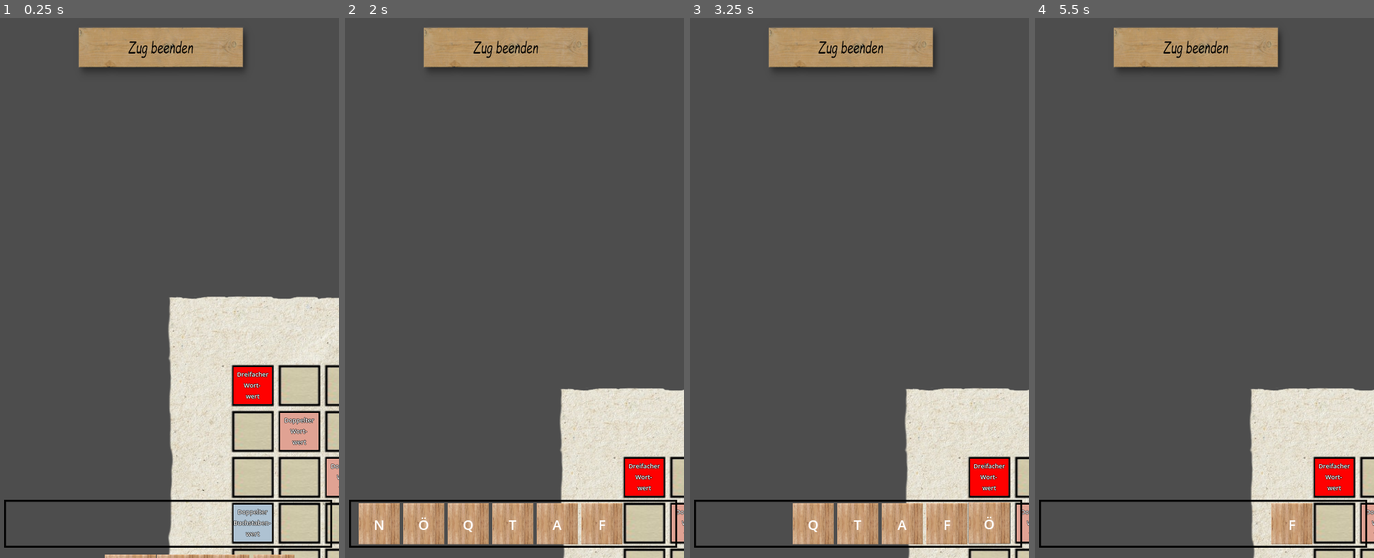
Above: before the commit, frames 1-4 (left to right).
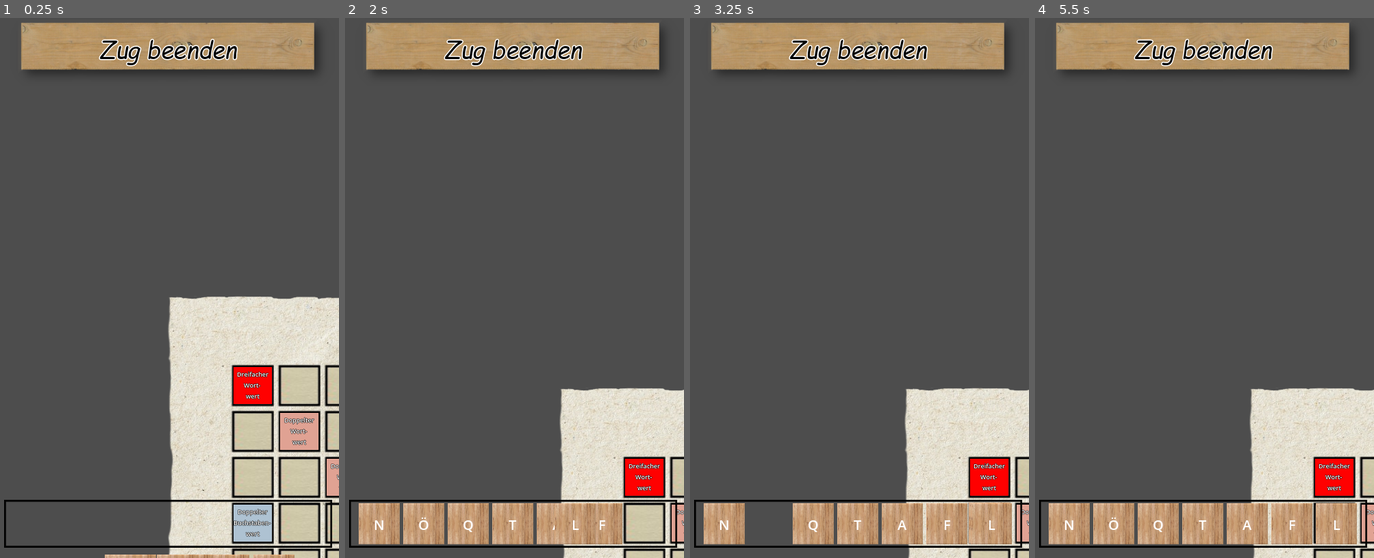
Above: after the commit, the same moments.

Repository: schaefchenaufderweide/scrabble
Game: Godot game, scene res://scenes/Main.tscn
The game is run twice, just before and just after one commit, with the same random seed, the same clock (stepped at 60 frames per second) and the same inputs.
Inputs (mouse positions are in pixels of both pictures, inside the frame that each line leads up to):
- Up to frame 1 (0.25 s): no input
- Up to frame 2 (2 s): tap Enter at 0.5 s; drag from (599, 385) to (643, 477) at 0.52 s; tap Space at 1.25 s; drag from (643, 525) to (511, 525) at 1.27 s
- Up to frame 3 (3.25 s): move the mouse to (723, 525) at 2.02 s; hold Up (ui_up) 2.03-2.75 s; tap O at 2.1 s; click (723, 525) at 2.17 s; tap Enter at 2.75 s; drag from (767, 525) to (988, 525) at 2.77 s
- Up to frame 4 (5.5 s): drag from (1157, 525) to (1248, 525) at 3.52 s; drag from (1201, 525) to (1292, 525) at 4.27 s; move the mouse to (1248, 525) at 5.02 s; hold Down (ui_down) from 5.03 s (still down); tap O at 5.1 s; click (1248, 525) at 5.17 s

The runs differ from the first frame. In frame 1, 5.3% of the frame differs, in the area x 6-94%, y 0-11%; in frame 2, 5.6%; in frame 3, 6.4%; in frame 4, 11%, in the area x 4-95%, y 0-98%.
Error before the commit: Invalid access to property or key 'player_hand' on a base object of type 'Node (global_concepts.gd)'. (res://scripts/spielstein.gd:65)

Commit message:
0.182 fälschlich "doppelte" global_concepts korrigiert, übergang zwischen player und computerzug (18.11)

Diff:
--- a/project.godot
+++ b/project.godot
@@ -18,7 +18,6 @@
 [autoload]
 
 GlobalGameSettings="*res://scripts/global_game_settings.gd"
-GlobalConcepts="*res://scripts/global_concepts.gd"
 
 [display]
 
--- a/scenes/Main.tscn
+++ b/scenes/Main.tscn
@@ -6,12 +6,40 @@
 [ext_resource type="PackedScene" uid="uid://c5wqgnu8r3eye" path="res://scenes/hand.tscn" id="5_0h5wa"]
 [ext_resource type="Script" path="res://scripts/camera_2d.gd" id="6_r55eh"]
 [ext_resource type="Texture2D" uid="uid://nf8vb73cw2qd" path="res://graphics/button_normal.png" id="7_p3hy0"]
+[ext_resource type="Script" path="res://scenes/zug_beenden.gd" id="8_dr8w6"]
 [ext_resource type="Texture2D" uid="uid://bu7yqyscbpm6f" path="res://graphics/button_pressed.png" id="8_i0s4k"]
 [ext_resource type="Script" path="res://scripts/computerzug.gd" id="9_avwwi"]
 [ext_resource type="FontFile" uid="uid://can2ojupcbppw" path="res://fonts/comici.ttf" id="9_b2lyv"]
 
 [sub_resource type="RectangleShape2D" id="RectangleShape2D_o7rvn"]
 size = Vector2(1186, 1203)
+
+[sub_resource type="Animation" id="Animation_hfkhn"]
+length = 0.001
+tracks/0/type = "value"
+tracks/0/imported = false
+tracks/0/enabled = true
+tracks/0/path = NodePath("UICanvasLayer/ZugBeenden/Label:label_settings:font_color")
+tracks/0/interp = 1
+tracks/0/loop_wrap = true
+tracks/0/keys = {
+"times": PackedFloat32Array(0),
+"transitions": PackedFloat32Array(1),
+"update": 0,
+"values": [Color(0, 0, 0, 1)]
+}
+tracks/1/type = "value"
+tracks/1/imported = false
+tracks/1/enabled = true
+tracks/1/path = NodePath("UICanvasLayer/ZugBeenden/Label:label_settings:outline_color")
+tracks/1/interp = 1
+tracks/1/loop_wrap = true
+tracks/1/keys = {
+"times": PackedFloat32Array(0),
+"transitions": PackedFloat32Array(1),
+"update": 0,
+"values": [Color(1, 1, 1, 1)]
+}
 
 [sub_resource type="Animation" id="Animation_xjd0v"]
 resource_name = "computer_denkt"
@@ -20,29 +48,26 @@
 tracks/0/type = "value"
 tracks/0/imported = false
 tracks/0/enabled = true
-tracks/0/path = NodePath("UICanvasLayer/ComputerzugSprite/ComputerzugLabel:label_settings:font_color")
+tracks/0/path = NodePath("UICanvasLayer/ZugBeenden/Label:label_settings:font_color")
 tracks/0/interp = 1
 tracks/0/loop_wrap = true
 tracks/0/keys = {
 "times": PackedFloat32Array(0, 1, 2),
 "transitions": PackedFloat32Array(1, 1, 1),
 "update": 0,
-"values": [Color(1, 1, 1, 1), Color(0, 0, 0, 1), Color(1, 1, 1, 1)]
+"values": [Color(0, 0, 0, 0), Color(0, 0, 0, 1), Color(0, 0, 0, 0)]
 }
-
-[sub_resource type="Animation" id="Animation_hfkhn"]
-length = 0.001
-tracks/0/type = "value"
-tracks/0/imported = false
-tracks/0/enabled = true
-tracks/0/path = NodePath("UICanvasLayer/ComputerzugSprite/ComputerzugLabel:label_settings:font_color")
-tracks/0/interp = 1
-tracks/0/loop_wrap = true
-tracks/0/keys = {
-"times": PackedFloat32Array(0),
-"transitions": PackedFloat32Array(1),
+tracks/1/type = "value"
+tracks/1/imported = false
+tracks/1/enabled = true
+tracks/1/path = NodePath("UICanvasLayer/ZugBeenden/Label:label_settings:outline_color")
+tracks/1/interp = 1
+tracks/1/loop_wrap = true
+tracks/1/keys = {
+"times": PackedFloat32Array(0, 1, 2),
+"transitions": PackedFloat32Array(1, 1, 1),
 "update": 0,
-"values": [Color(1, 1, 1, 1)]
+"values": [Color(1, 1, 1, 0), Color(1, 1, 1, 1), Color(1, 1, 1, 0)]
 }
 
 [sub_resource type="AnimationLibrary" id="AnimationLibrary_ob7eb"]
@@ -51,12 +76,17 @@
 "computer_denkt": SubResource("Animation_xjd0v")
 }
 
-[sub_resource type="LabelSettings" id="LabelSettings_sxrdc"]
+[sub_resource type="LabelSettings" id="LabelSettings_gfvow"]
 font = ExtResource("9_b2lyv")
 font_size = 34
+font_color = Color(0, 0, 0, 1)
+outline_size = 6
 
 [node name="Main" type="Node"]
 script = ExtResource("1_6iaw0")
+
+[node name="GlobalConcepts" type="Node" parent="."]
+script = ExtResource("2_vusr7")
 
 [node name="Camera2D" type="Camera2D" parent="."]
 script = ExtResource("6_r55eh")
@@ -74,9 +104,6 @@
 [node name="CollisionShape2D" type="CollisionShape2D" parent="Spielbrett"]
 shape = SubResource("RectangleShape2D_o7rvn")
 
-[node name="GlobalConcepts" type="Node" parent="."]
-script = ExtResource("2_vusr7")
-
 [node name="Player" parent="." instance=ExtResource("5_0h5wa")]
 
 [node name="Computer" parent="." instance=ExtResource("5_0h5wa")]
@@ -89,50 +116,53 @@
 [node name="UICanvasLayer" type="CanvasLayer" parent="."]
 
 [node name="ZugBeenden" type="TextureButton" parent="UICanvasLayer"]
-anchors_preset = -1
-anchor_left = 0.2
-anchor_top = 0.0125
-anchor_right = 0.76
-anchor_bottom = 0.1295
-offset_right = 420.0
-offset_bottom = 62.4
-scale = Vector2(0.4, 0.6)
+anchors_preset = 5
+anchor_left = 0.5
+anchor_right = 0.5
+offset_left = -250.0
+offset_right = 250.0
+offset_bottom = 111.0
+grow_horizontal = 2
+size_flags_vertical = 4
 texture_normal = ExtResource("7_p3hy0")
 texture_pressed = ExtResource("8_i0s4k")
+script = ExtResource("8_dr8w6")
+
+[node name="Label" type="Label" parent="UICanvasLayer/ZugBeenden"]
+layout_mode = 1
+anchors_preset = -1
+anchor_left = 0.299
+anchor_top = 0.283784
+anchor_right = 0.701
+anchor_bottom = 0.716216
+offset_left = 50.0
+offset_top = 12.5
+offset_right = -50.0
+offset_bottom = -12.5
+grow_horizontal = 2
+grow_vertical = 2
+text = "Zug beenden"
+label_settings = SubResource("LabelSettings_gfvow")
+horizontal_alignment = 1
 metadata/_edit_use_anchors_ = true
 
-[node name="ComputerzugSprite" type="ColorRect" parent="UICanvasLayer"]
+[node name="ComputerdenktFortschrittanzeige" type="ColorRect" parent="UICanvasLayer/ZugBeenden"]
 visible = false
-anchors_preset = 8
-anchor_left = 0.5
-anchor_top = 0.5
-anchor_right = 0.5
-anchor_bottom = 0.5
-offset_left = -225.0
-offset_top = -25.0
-offset_right = 225.0
-offset_bottom = 25.0
-grow_horizontal = 2
-grow_vertical = 2
-color = Color(1, 0, 0, 1)
-
-[node name="ComputerzugLabel" type="Label" parent="UICanvasLayer/ComputerzugSprite"]
 layout_mode = 1
 anchors_preset = 8
 anchor_left = 0.5
 anchor_top = 0.5
 anchor_right = 0.5
 anchor_bottom = 0.5
-offset_left = -72.5
-offset_top = -11.5
-offset_right = 72.5
-offset_bottom = 11.5
+offset_left = -175.0
+offset_top = -25.0
+offset_right = 175.0
+offset_bottom = 25.0
 grow_horizontal = 2
 grow_vertical = 2
-text = "Computer denkt ..."
-label_settings = SubResource("LabelSettings_sxrdc")
 
 [node name="Computerzug" type="Node" parent="."]
 script = ExtResource("9_avwwi")
 
-[connection signal="button_up" from="UICanvasLayer/ZugBeenden" to="GlobalConcepts" method="_on_zug_beenden_button_up"]
+[connection signal="button_down" from="UICanvasLayer/ZugBeenden" to="UICanvasLayer/ZugBeenden" method="_on_button_down"]
+[connection signal="button_up" from="UICanvasLayer/ZugBeenden" to="UICanvasLayer/ZugBeenden" method="_on_button_up"]
--- /dev/null
+++ b/scenes/zug_beenden.gd
@@ -0,0 +1,13 @@
+extends TextureButton
+@onready var global_concepts: Node = $"/root/Main/GlobalConcepts"
+
+
+
+
+func _on_button_down() -> void:
+	$Label.position.y += 2
+
+
+func _on_button_up() -> void:
+	$Label.position.y -= 2
+	global_concepts.zug_beenden()
--- a/scripts/camera_2d.gd
+++ b/scripts/camera_2d.gd
@@ -1,4 +1,5 @@
 extends Camera2D
+@onready var global_concepts: Node = $"/root/Main/GlobalConcepts"
 
 
 var is_pressed = false
@@ -9,12 +10,12 @@
 		if event.button_index == MOUSE_BUTTON_LEFT:
 			if event.pressed:
 				is_pressed = true
-				GlobalConcepts.zug_beenden_button.mouse_filter = Control.MOUSE_FILTER_IGNORE
+				global_concepts.zug_beenden_button.mouse_filter = Control.MOUSE_FILTER_IGNORE
 
 			else:
 				is_pressed = false
-				GlobalConcepts.zug_beenden_button.mouse_filter = Control.MOUSE_FILTER_STOP
+				global_concepts.zug_beenden_button.mouse_filter = Control.MOUSE_FILTER_STOP
 	if event is InputEventMouseMotion:
-		if is_pressed and not GlobalConcepts.spielstein_is_dragged:
+		if is_pressed and not global_concepts.spielstein_is_dragged:
 			position -= event.relative
 			#print("camera poisiont", position)
--- a/scripts/computerzug.gd
+++ b/scripts/computerzug.gd
@@ -1,7 +1,28 @@
 extends Node
 
 var aktiv = false
+var durchgang:float = 0.0
+var max_durchgaenge = GlobalGameSettings.computer_denktiefe
+@onready var computerdenkt_fortschrittanzeige: ColorRect = $"/root/Main/UICanvasLayer/ZugBeenden/ComputerdenktFortschrittanzeige"
+@onready var fortschrittanzeige_max_breite = computerdenkt_fortschrittanzeige.size.x
+@onready var global_concepts: Node = $"/root/Main/GlobalConcepts"
+
+func _ready() -> void:
+	computerdenkt_fortschrittanzeige.visible = false
+
 
 func _process(delta: float) -> void:
 	if aktiv:
-		print("computer zug aktiv")
+		print("aktiv", aktiv)
+		if durchgang >= max_durchgaenge:
+			aktiv = false
+			print("ende computerzug")
+			global_concepts.change_an_der_reihe()
+
+
+		durchgang += 1
+		var new_breite = fortschrittanzeige_max_breite * (durchgang/max_durchgaenge)
+		#print(new_breite)
+		print("Durchgang", durchgang, "/", max_durchgaenge)
+		#print("computer zug aktiv")
+		computerdenkt_fortschrittanzeige.size.x = new_breite
--- a/scripts/global_concepts.gd
+++ b/scripts/global_concepts.gd
@@ -10,11 +10,14 @@
 
 
 @onready var zug_beenden_button = $"/root/Main/UICanvasLayer/ZugBeenden"
+@onready var zug_beenden_button_label = $"/root/Main/UICanvasLayer/ZugBeenden/Label"
+@onready var computerdenkt_fortschrittanzeige: ColorRect = $"/root/Main/UICanvasLayer/ZugBeenden/ComputerdenktFortschrittanzeige"
+
 var buchstaben_im_sackerl = create_buchstaben_im_sackerl()
 @onready var camera = $"/root/Main/Camera2D"
 @onready var main = $"/root/Main"
 @onready var animation_player = $"/root/Main/AnimationPlayer"
-@onready var computerzug_sprite: ColorRect = $"/root/Main/UICanvasLayer/ComputerzugSprite"
+#@onready var computerzug_sprite = $"/root/Main/UICanvasLayer/ComputerzugSprite"
 @onready var computerzug: Node = $"/root/Main/Computerzug"
 
 @onready var screen_size = get_viewport().size
@@ -31,9 +34,12 @@
 #var allowed_richtungen = [[-1, 0], [1, 0], [0, -1], [0, 1]]
 var file = FileAccess.open("res://wortliste.txt", FileAccess.READ)
 var wortliste = file.get_as_text()
-var an_der_reihe = player
-#player_hand.is_player = true
-
+var an_der_reihe
+
+func _ready() -> void:
+	print("start global concepts")
+	an_der_reihe = player
+	print(an_der_reihe)
 func create_buchstaben_im_sackerl():
 	var buchstaben_im_sackerl = []
 	for buchstabe in GlobalGameSettings.spielsteine_start:
@@ -219,8 +225,8 @@
 
 
 func update_spielbrett(zug_erlaubt):
-	for feld in GlobalConcepts.all_spielfelder:  # GD SCRIPT VERGISST (?)
-		var spielfeld = GlobalConcepts.all_spielfelder[feld]
+	for feld in all_spielfelder:  # GD SCRIPT VERGISST (?)
+		var spielfeld = all_spielfelder[feld]
 
 		spielfeld.animation_player.stop()  # animation wird gestoppt
 
@@ -234,7 +240,7 @@
 				spielstein_auf_feld.fixiert_sprite.visible = true
 				player.steine[spielstein_auf_feld.pos_in_hand] = null
 			else:  # steine wandern zurück zur hand
-				var old_pos = spielstein_auf_feld.position - spielstein_auf_feld.offset_hand - GlobalConcepts.camera.position
+				var old_pos = spielstein_auf_feld.position - spielstein_auf_feld.offset_hand - camera.position
 
 				spielstein_auf_feld.return_to_hand(old_pos)
 				spielfeld.spielstein_auf_feld = null
@@ -245,11 +251,15 @@
 	#print("nicht mehr frisch")
 
 
-func _on_zug_beenden_button_up() -> void:
+func zug_beenden():
 
 
 	var gelegte_woerter = read_gelegte_woerter()
+
 	var zug_erlaubt = true
+	if not gelegte_woerter:
+		zug_erlaubt = false
+
 	for wort in gelegte_woerter:
 		print(wort)
 		if wort not in wortliste:
@@ -262,10 +272,24 @@
 
 	update_spielbrett(zug_erlaubt)
 	if zug_erlaubt:
-
-
+		change_an_der_reihe()
+
+
+
+func change_an_der_reihe():
+	if an_der_reihe == player:  # player WAR an der reihe, wechsel zu computer
 		player.ziehe_steine()
-		print("umschaltn")
-		GlobalConcepts.an_der_reihe = computer
-		computerzug_sprite.visible = true
+
+		an_der_reihe = computer
+		zug_beenden_button.disabled = true
+		zug_beenden_button_label.text = "Computer denkt ..."
+		computerdenkt_fortschrittanzeige.visible = true
 		animation_player.play("computer_denkt")
+	else: # computer WAR an der reihe, wechsel zu player
+		computer.ziehe_steine()
+
+		an_der_reihe = player
+		zug_beenden_button.disabled = false
+		zug_beenden_button_label.text = "Zug beenden"
+		computerdenkt_fortschrittanzeige.visible = false
+		animation_player.stop()
--- a/scripts/global_game_settings.gd
+++ b/scripts/global_game_settings.gd
@@ -33,3 +33,5 @@
 						"Q": {"Anzahl": 1, "Wert": 10},
 						"Y": {"Anzahl": 1, "Wert": 10},
 						"?": {"Anzahl": 2, "Wert": 0}}
+
+var computer_denktiefe = 100
--- a/scripts/hand.gd
+++ b/scripts/hand.gd
@@ -1,6 +1,7 @@
 extends Node
 
 @onready var stein_scene = preload("res://scenes/Spielstein.tscn")
+@onready var global_concepts: Node = $"/root/Main/GlobalConcepts"
 
 
 @onready var hand_area = $HandArea
@@ -28,16 +29,16 @@
 			var new_pos_x = erste_x + nr_stein * (new_stein.size.x + abstand)
 			var new_pos_y = hand_area.position.y
 			#print(new_stein.size)
-			new_stein.position.x = randi_range(0, GlobalConcepts.screen_size.x)
-			new_stein.position.y = GlobalConcepts.screen_size.y + 100
+			new_stein.position.x = randi_range(0, global_concepts.screen_size.x)
+			new_stein.position.y = global_concepts.screen_size.y + 100
 			var tween = create_tween()
 
 			tween.tween_property(new_stein, "position", Vector2(new_pos_x, new_pos_y), 0.5)
 			#new_stein.position.x = new_pos_x
 			#new_stein.position.y = hand_area.position.y
 			new_stein.pos_in_hand = nr_stein
-			var random_buchstabe_nr = randi_range(0, len(GlobalConcepts.buchstaben_im_sackerl) - 1)
-			var new_buchstabe = GlobalConcepts.buchstaben_im_sackerl.pop_at(random_buchstabe_nr)
+			var random_buchstabe_nr = randi_range(0, len(global_concepts.buchstaben_im_sackerl) - 1)
+			var new_buchstabe = global_concepts.buchstaben_im_sackerl.pop_at(random_buchstabe_nr)
 
 
 			new_stein.label.text = new_buchstabe
@@ -45,5 +46,5 @@
 
 			stein_positions[new_stein] = Vector2(new_pos_x, new_pos_y)
 			new_stein.wert = GlobalGameSettings.spielsteine_start[new_buchstabe]["Wert"]
-			if self == GlobalConcepts.computer:
+			if self == global_concepts.computer:
 				new_stein.visible = false
--- a/scripts/main.gd
+++ b/scripts/main.gd
@@ -1,16 +1,17 @@
 extends Node
 
+@onready var global_concepts: Node = $"/root/Main/GlobalConcepts"
 
 func _ready() -> void:
 
-	GlobalConcepts.init_spielfeld()
+	global_concepts.init_spielfeld()
 	#GlobalConcepts.player.ziehe_steine()
 
-	GlobalConcepts.set_allowed_spielfelder()
+	global_concepts.set_allowed_spielfelder()
 
 
 func _process(delta: float) -> void:
-	#
+	print(global_concepts.an_der_reihe)
 	#print(GlobalConcepts.an_der_reihe)
-	if GlobalConcepts.an_der_reihe == GlobalConcepts.computer:
-		GlobalConcepts.computerzug.aktiv = true
+	if global_concepts.an_der_reihe == global_concepts.computer:
+		global_concepts.computerzug.aktiv = true
--- a/scripts/spielfeld.gd
+++ b/scripts/spielfeld.gd
@@ -9,6 +9,7 @@
 @onready var dreifacher_buchstabenwert = $DreifacherBuchstabenwert
 @onready var doppelter_buchstabenwert = $DoppelterBuchstabenwert
 @onready var mitte = $Mitte
+@onready var global_concepts: Node =  $"/root/Main/GlobalConcepts"
 
 var spielstein_auf_feld = null
 var allowed = false
@@ -22,11 +23,11 @@
 
 func _on_mouse_entered() -> void:
 
-	if GlobalConcepts.spielstein_is_dragged and allowed:
+	if global_concepts.spielstein_is_dragged and allowed:
 
 		select_rect.visible = true
 		#animation_player.play("select")
-		GlobalConcepts.snap_field = self
+		global_concepts.snap_field = self
 
 
 
@@ -34,5 +35,5 @@
 
 func _on_mouse_exited() -> void:
 	select_rect.visible = false
-	if GlobalConcepts.snap_field == self:
-		GlobalConcepts.snap_field = null
+	if global_concepts.snap_field == self:
+		global_concepts.snap_field = null
--- a/scripts/spielstein.gd
+++ b/scripts/spielstein.gd
@@ -4,8 +4,9 @@
 @onready var size = $SpriteFrischGelegt.texture.get_width() * scale
 @onready var frisch_gelegt_sprite = $SpriteFrischGelegt
 @onready var fixiert_sprite = $SpriteFixiert
+@onready var global_concepts: Node =  $"/root/Main/GlobalConcepts"
 
-var offset_hand = Vector2(-GlobalConcepts.screen_size.x/2, -GlobalConcepts.screen_size.y/2)
+@onready var offset_hand = Vector2(-global_concepts.screen_size.x/2, -global_concepts.screen_size.y/2)
 var is_touched = false
 var abgelegtes_feld = false
 var is_pressed = false
@@ -20,11 +21,11 @@
 				# spielstein wird genommen
 
 				is_pressed = true
-				GlobalConcepts.spielstein_is_dragged = true
-				if get_parent() == GlobalConcepts.player:  # aus hand entnommen
+				global_concepts.spielstein_is_dragged = true
+				if get_parent() == global_concepts.player:  # aus hand entnommen
 					#print("aus hand entnommen")
-					GlobalConcepts.player.remove_child(self)
-					GlobalConcepts.spielbereich_abgelegte_steine.add_child(self)
+					global_concepts.player.remove_child(self)
+					global_concepts.spielbereich_abgelegte_steine.add_child(self)
 				else:
 					#print("aus spielfeld entnommen")
 					abgelegtes_feld.spielstein_auf_feld = null
@@ -32,24 +33,24 @@
 					abgelegtes_feld.frisch_belegt = false
 					abgelegtes_feld.select_rect.visible = false
 				#print("check allowed spielfelder")
-				GlobalConcepts.set_allowed_spielfelder()
+				global_concepts.set_allowed_spielfelder()
 
-				position = event.position + offset_hand + GlobalConcepts.camera.position
+				position = event.position + offset_hand + global_concepts.camera.position
 
 			elif not event.pressed and is_touched:
 				# spielstein wird losgelassen
 				is_pressed = false
-				GlobalConcepts.spielstein_is_dragged = false
+				global_concepts.spielstein_is_dragged = false
 				#print("snap field: ", GlobalConcepts.snap_field)
-				if GlobalConcepts.snap_field: # stein wird auf spielbrett gelegt
-					position = GlobalConcepts.snap_field.position
-					GlobalConcepts.snap_field.spielstein_auf_feld = self
-					abgelegtes_feld = GlobalConcepts.snap_field
+				if global_concepts.snap_field: # stein wird auf spielbrett gelegt
+					position = global_concepts.snap_field.position
+					global_concepts.snap_field.spielstein_auf_feld = self
+					abgelegtes_feld = global_concepts.snap_field
 					abgelegtes_feld.select_rect.visible = false
 
 					abgelegtes_feld.frisch_belegt = true
 
-					GlobalConcepts.set_allowed_spielfelder()
+					global_concepts.set_allowed_spielfelder()
 				else: # stein geht zurück zur hand
 					return_to_hand(event.position)
 
@@ -57,20 +58,20 @@
 	if event is InputEventMouseMotion:
 		if is_pressed:
 
-			position = event.position + offset_hand + GlobalConcepts.camera.position
+			position = event.position + offset_hand + global_concepts.camera.position
 
 func return_to_hand(old_position):
 
 	get_parent().remove_child(self)
-	GlobalConcepts.player_hand.add_child(self)
+	global_concepts.player.add_child(self)
 	position = old_position
 	var tween = create_tween()
 	#tween.position = position
-	tween.tween_property(self, "position", Vector2(GlobalConcepts.player_hand.stein_positions[self]), 0.5)
+	tween.tween_property(self, "position", Vector2(global_concepts.player.stein_positions[self]), 0.5)
 	#position = GlobalConcepts.player_hand.stein_positions[self]
 
 func _on_mouse_entered() -> void:
-	if not GlobalConcepts.spielstein_is_dragged and not fixiert:
+	if not global_concepts.spielstein_is_dragged and not fixiert:
 		# berührt spielstein
 		is_touched = true
 
Binary file changed: graphics/button_normal.png
Binary file changed: graphics/button_pressed.png
Not shown: 1 places in scenes/Main.tscn that only renumber resources
Not shown, changed: graphics/button zug beenden.xcf
